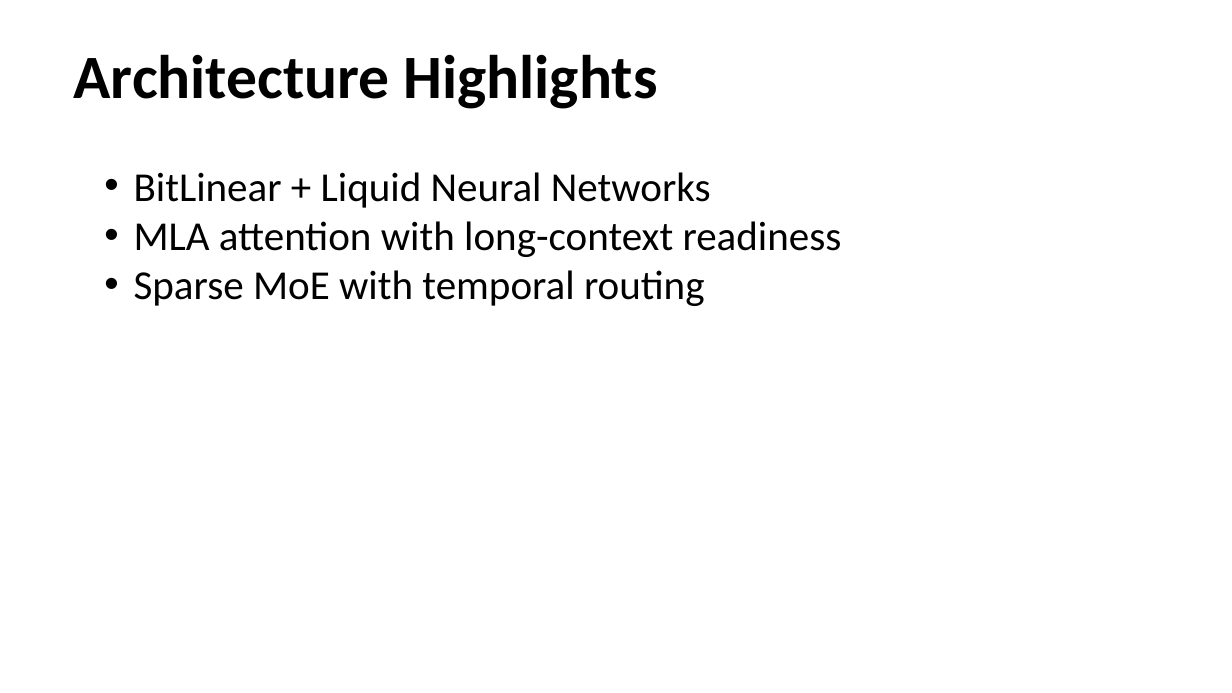
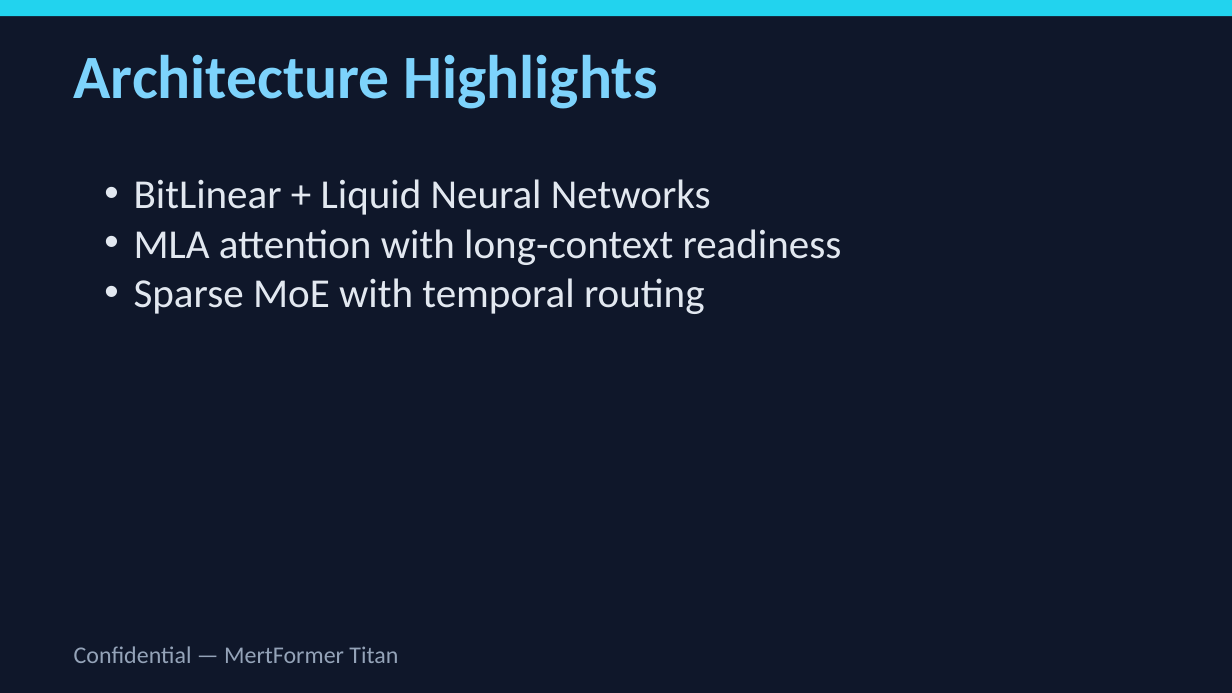
Before and after one commit to latentcore/mertformer-titan-core, a slide deck: slide 5 of reports/investor_deck.pptx. Drawn at 1232x693 pixels with LibreOffice and Linux fonts; fonts in the diff are those of the drawing. Boxes give left, top, right and bottom in pixels: in the first picture for what was removed or moved away, otherwise in the second. Text is boxed around its words. In the diff, an @@ line names an element or a change of style, - is before the commit and + after.

```diff
--- a/reports/investor_deck.pptx
+++ b/reports/investor_deck.pptx
@@ rectangle added at <box>0,0,1232,692</box>, fill #0F172A @@
@@ rectangle added at <box>0,0,1232,16</box>, fill #22D3EE @@
@@ text "Architecture Highlights" at <box>74,54,658,109</box>: text colour #000000 to #7DD3FC @@
@@ text "BitLinear + Liquid Neural Networks": place and size @@
-text "BitLinear + Liquid Neural Networks" at <box>134,172,842,306</box>
+text "BitLinear + Liquid Neural Networks" at <box>134,179,842,314</box>
@@ text "BitLinear + Liquid Neural Networks" at <box>134,179,842,314</box>: text colour #000000 to #E2E8F0 @@
@@ text added at <box>74,646,398,663</box>, 14 pt, text #94A3B8 @@
+Confidential — MertFormer Titan
```
Also in this commit, not shown: 9 other slides changed, 11 other files.
